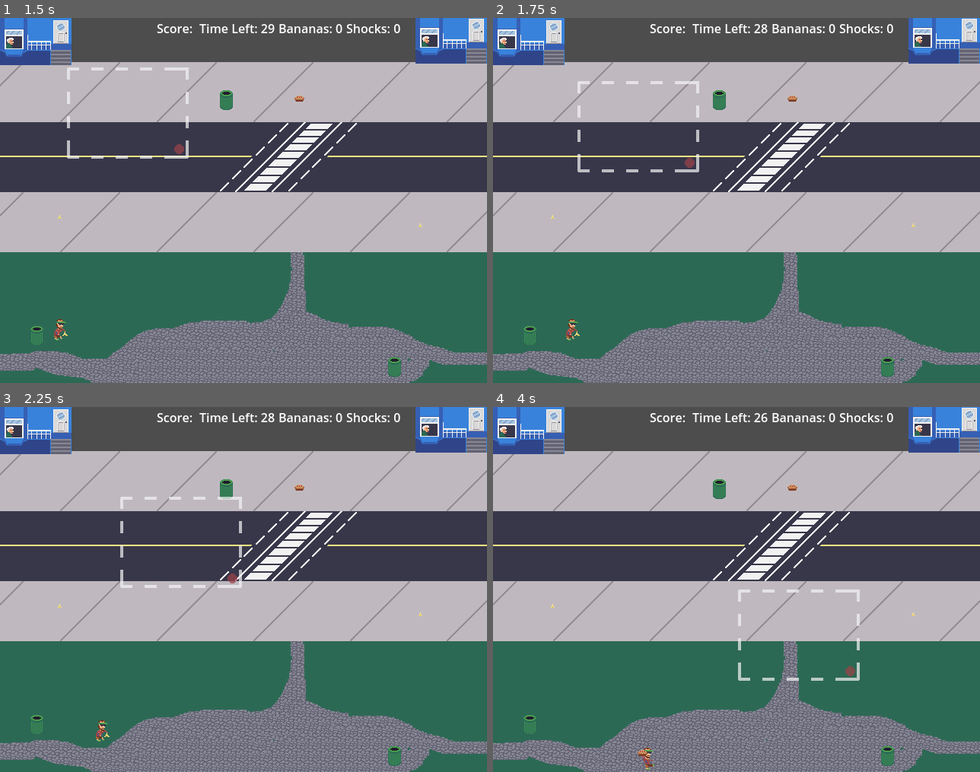
Above: before the commit, frames 1-4 (two rows, left to right).
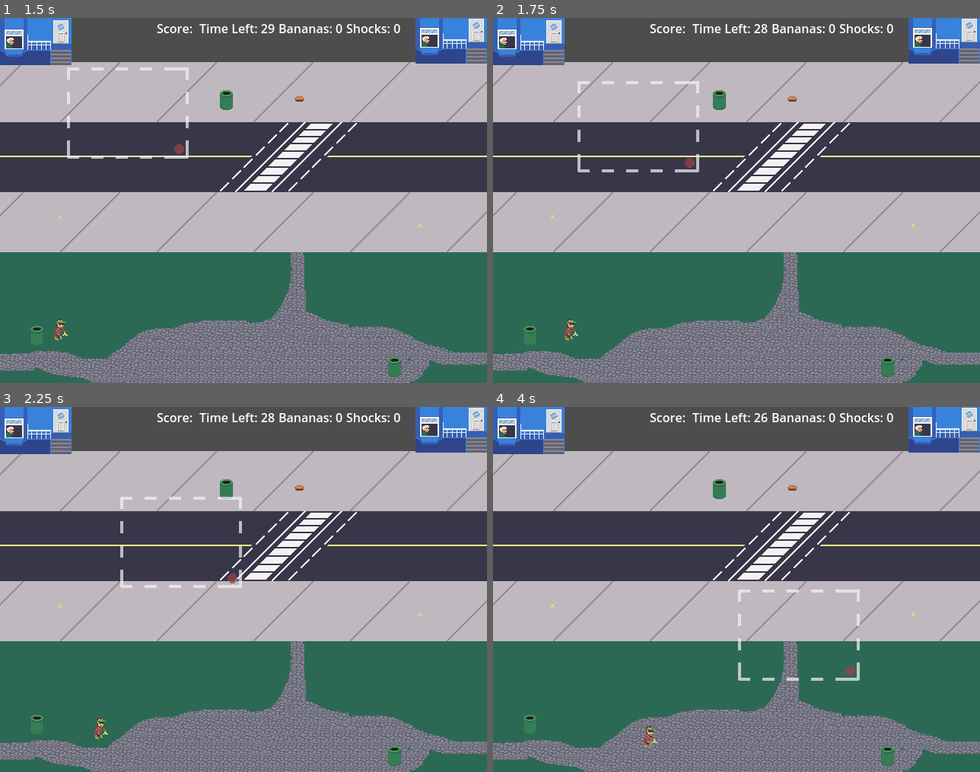
Above: after the commit, the same moments.

Repository: CarsonWebster/Game-of-Gags
Game: Godot game, scene res://Scenes/main_menu.tscn
Two runs of this game, one before a commit and one after it. Both use one fixed random seed, a clock stepped at 60 frames per second and the inputs below.
Inputs:
- Up to frame 1 (1.5 s): click "Play Game" at 0.5 s; hold D (walk_right) from 1.28 s (still down); hold J (attack1) from 1.28 s (still down)
- Up to frame 2 (1.75 s): keep holding D (walk_right); keep holding J (attack1); tap L (attack3, bound only after the commit) at 1.55 s
- Up to frame 3 (2.25 s): release D (walk_right) at 2.03 s; release J (attack1) at 2.03 s; hold S (walk_down) from 2.03 s (still down); tap L (attack3, bound only after the commit) at 2.1 s
- Up to frame 4 (4 s): tap J (attack1) at 2.3, 3.8 s; release S (walk_down) at 2.78 s; hold D (walk_right) 2.78-3.53 s; hold J (attack1) 2.78-3.53 s; tap L (attack3, bound only after the commit) at 3.05 s; hold W (walk_up) from 3.53 s (still down); tap K (attack2) at 3.6 s

Frame 1 is identical in both runs. In frame 2, less than 0.1% of the frame differs, in the area x 14-18%, y 82-89%; in frame 3, 0.1%; in frame 4, 0.2%, in the area x 29-34%, y 87-100%.

Commit message:
animations added

Diff:
--- a/Scenes/player.tscn
+++ b/Scenes/player.tscn
@@ -1,10 +1,50 @@
-[gd_scene load_steps=15 format=3 uid="uid://yx8ru4t7xdym"]
+[gd_scene load_steps=42 format=3 uid="uid://yx8ru4t7xdym"]
 
 [ext_resource type="Script" path="res://Scripts/player.gd" id="1_obtye"]
 [ext_resource type="Texture2D" uid="uid://bq4qkloff83gy" path="res://Assets/player/player-stand.png" id="2_7acw1"]
 [ext_resource type="PackedScene" uid="uid://cdqvs40i20m17" path="res://Scenes/pie_projectile.tscn" id="2_oqtrl"]
 [ext_resource type="Texture2D" uid="uid://b2kowttrnwbbv" path="res://Assets/player/player-pie-throw-spritesheet.png" id="3_vpq03"]
+[ext_resource type="Texture2D" uid="uid://bl28vks56xfn" path="res://Assets/player/player-banana-drop-spritesheet.png" id="3_vw2ce"]
 [ext_resource type="Texture2D" uid="uid://dsuuvuciiakhc" path="res://Assets/player/player-banana-walk-spritesheet.png" id="4_fnmqy"]
+[ext_resource type="Texture2D" uid="uid://ceclqxxttr2gt" path="res://Assets/player/player-stand-handshake.png" id="5_n72ix"]
+[ext_resource type="Texture2D" uid="uid://bqu65a8i36pxi" path="res://Assets/player/player-handshake-miss.png" id="5_pnvgl"]
+[ext_resource type="Texture2D" uid="uid://dp1a3gooh35a" path="res://Assets/player/player-victory-spritesheet.png" id="8_q2da5"]
+
+[sub_resource type="AtlasTexture" id="AtlasTexture_x01mb"]
+atlas = ExtResource("3_vw2ce")
+region = Rect2(0, 0, 64, 64)
+
+[sub_resource type="AtlasTexture" id="AtlasTexture_xijc8"]
+atlas = ExtResource("3_vw2ce")
+region = Rect2(64, 0, 64, 64)
+
+[sub_resource type="AtlasTexture" id="AtlasTexture_r17cc"]
+atlas = ExtResource("3_vw2ce")
+region = Rect2(128, 0, 64, 64)
+
+[sub_resource type="AtlasTexture" id="AtlasTexture_el4h2"]
+atlas = ExtResource("3_vw2ce")
+region = Rect2(192, 0, 64, 64)
+
+[sub_resource type="AtlasTexture" id="AtlasTexture_kumqu"]
+atlas = ExtResource("4_fnmqy")
+region = Rect2(0, 0, 64, 64)
+
+[sub_resource type="AtlasTexture" id="AtlasTexture_dcyjj"]
+atlas = ExtResource("4_fnmqy")
+region = Rect2(64, 0, 64, 64)
+
+[sub_resource type="AtlasTexture" id="AtlasTexture_4shtt"]
+atlas = ExtResource("5_n72ix")
+region = Rect2(0, 0, 64, 64)
+
+[sub_resource type="AtlasTexture" id="AtlasTexture_7ti35"]
+atlas = ExtResource("5_pnvgl")
+region = Rect2(0, 0, 64, 64)
+
+[sub_resource type="AtlasTexture" id="AtlasTexture_17etk"]
+atlas = ExtResource("5_pnvgl")
+region = Rect2(64, 0, 64, 64)
 
 [sub_resource type="AtlasTexture" id="AtlasTexture_1dos7"]
 atlas = ExtResource("2_7acw1")
@@ -22,6 +62,62 @@
 atlas = ExtResource("3_vpq03")
 region = Rect2(128, 0, 64, 64)
 
+[sub_resource type="AtlasTexture" id="AtlasTexture_n7iuy"]
+atlas = ExtResource("8_q2da5")
+region = Rect2(0, 0, 64, 64)
+
+[sub_resource type="AtlasTexture" id="AtlasTexture_kt7tg"]
+atlas = ExtResource("8_q2da5")
+region = Rect2(64, 0, 64, 64)
+
+[sub_resource type="AtlasTexture" id="AtlasTexture_jbe8n"]
+atlas = ExtResource("8_q2da5")
+region = Rect2(128, 0, 64, 64)
+
+[sub_resource type="AtlasTexture" id="AtlasTexture_1kfo4"]
+atlas = ExtResource("8_q2da5")
+region = Rect2(192, 0, 64, 64)
+
+[sub_resource type="AtlasTexture" id="AtlasTexture_tmdjb"]
+atlas = ExtResource("8_q2da5")
+region = Rect2(256, 0, 64, 64)
+
+[sub_resource type="AtlasTexture" id="AtlasTexture_yet83"]
+atlas = ExtResource("8_q2da5")
+region = Rect2(320, 0, 64, 64)
+
+[sub_resource type="AtlasTexture" id="AtlasTexture_7tak2"]
+atlas = ExtResource("8_q2da5")
+region = Rect2(384, 0, 64, 64)
+
+[sub_resource type="AtlasTexture" id="AtlasTexture_si1e0"]
+atlas = ExtResource("8_q2da5")
+region = Rect2(448, 0, 64, 64)
+
+[sub_resource type="AtlasTexture" id="AtlasTexture_vm14v"]
+atlas = ExtResource("8_q2da5")
+region = Rect2(512, 0, 64, 64)
+
+[sub_resource type="AtlasTexture" id="AtlasTexture_mdatb"]
+atlas = ExtResource("8_q2da5")
+region = Rect2(576, 0, 64, 64)
+
+[sub_resource type="AtlasTexture" id="AtlasTexture_yf85t"]
+atlas = ExtResource("8_q2da5")
+region = Rect2(640, 0, 64, 64)
+
+[sub_resource type="AtlasTexture" id="AtlasTexture_7tuwa"]
+atlas = ExtResource("8_q2da5")
+region = Rect2(704, 0, 64, 64)
+
+[sub_resource type="AtlasTexture" id="AtlasTexture_5f0ci"]
+atlas = ExtResource("8_q2da5")
+region = Rect2(768, 0, 64, 64)
+
+[sub_resource type="AtlasTexture" id="AtlasTexture_ohcp2"]
+atlas = ExtResource("8_q2da5")
+region = Rect2(832, 0, 64, 64)
+
 [sub_resource type="AtlasTexture" id="AtlasTexture_nhenm"]
 atlas = ExtResource("4_fnmqy")
 region = Rect2(0, 0, 64, 64)
@@ -34,6 +130,53 @@
 animations = [{
 "frames": [{
 "duration": 1.0,
+"texture": SubResource("AtlasTexture_x01mb")
+}, {
+"duration": 1.0,
+"texture": SubResource("AtlasTexture_xijc8")
+}, {
+"duration": 1.0,
+"texture": SubResource("AtlasTexture_r17cc")
+}, {
+"duration": 1.0,
+"texture": SubResource("AtlasTexture_el4h2")
+}],
+"loop": true,
+"name": &"Banana Drop",
+"speed": 5.0
+}, {
+"frames": [{
+"duration": 1.0,
+"texture": SubResource("AtlasTexture_kumqu")
+}, {
+"duration": 1.0,
+"texture": SubResource("AtlasTexture_dcyjj")
+}],
+"loop": true,
+"name": &"Banana Walk",
+"speed": 5.0
+}, {
+"frames": [{
+"duration": 1.0,
+"texture": SubResource("AtlasTexture_4shtt")
+}],
+"loop": true,
+"name": &"Handshake",
+"speed": 5.0
+}, {
+"frames": [{
+"duration": 1.0,
+"texture": SubResource("AtlasTexture_7ti35")
+}, {
+"duration": 1.0,
+"texture": SubResource("AtlasTexture_17etk")
+}],
+"loop": true,
+"name": &"Handshake Miss",
+"speed": 5.0
+}, {
+"frames": [{
+"duration": 1.0,
 "texture": SubResource("AtlasTexture_1dos7")
 }],
 "loop": false,
@@ -52,6 +195,53 @@
 }],
 "loop": false,
 "name": &"Pie Throw",
+"speed": 5.0
+}, {
+"frames": [{
+"duration": 1.0,
+"texture": SubResource("AtlasTexture_n7iuy")
+}, {
+"duration": 1.0,
+"texture": SubResource("AtlasTexture_kt7tg")
+}, {
+"duration": 1.0,
+"texture": SubResource("AtlasTexture_jbe8n")
+}, {
+"duration": 1.0,
+"texture": SubResource("AtlasTexture_1kfo4")
+}, {
+"duration": 1.0,
+"texture": SubResource("AtlasTexture_tmdjb")
+}, {
+"duration": 1.0,
+"texture": SubResource("AtlasTexture_yet83")
+}, {
+"duration": 1.0,
+"texture": SubResource("AtlasTexture_7tak2")
+}, {
+"duration": 1.0,
+"texture": SubResource("AtlasTexture_si1e0")
+}, {
+"duration": 1.0,
+"texture": SubResource("AtlasTexture_vm14v")
+}, {
+"duration": 1.0,
+"texture": SubResource("AtlasTexture_mdatb")
+}, {
+"duration": 1.0,
+"texture": SubResource("AtlasTexture_yf85t")
+}, {
+"duration": 1.0,
+"texture": SubResource("AtlasTexture_7tuwa")
+}, {
+"duration": 1.0,
+"texture": SubResource("AtlasTexture_5f0ci")
+}, {
+"duration": 1.0,
+"texture": SubResource("AtlasTexture_ohcp2")
+}],
+"loop": true,
+"name": &"Victory",
 "speed": 5.0
 }, {
 "frames": [{
@@ -79,8 +269,7 @@
 
 [node name="AnimatedSprite2D" type="AnimatedSprite2D" parent="."]
 sprite_frames = SubResource("SpriteFrames_fubbr")
-animation = &"Pie Throw"
-frame = 2
+animation = &"Banana Drop"
 
 [node name="CollisionShape2D" type="CollisionShape2D" parent="."]
 position = Vector2(0, 11)
--- a/Scripts/player.gd
+++ b/Scripts/player.gd
@@ -1,7 +1,7 @@
 extends CharacterBody2D
 
 @onready var animated_sprite = $AnimatedSprite2D
-
+@onready var player_stats = $"../../ManagerContainer/PlayerStatHandler"
 @onready var EntityContainer = $".."
 
 @export var HORIZONTAL_SPEED = 100.0
@@ -17,7 +17,11 @@
 	IDLE,
 	WALK,
 	PIE,
+	BANANA_WALK,
+	BANANA,
+	SHOCK,
 }
+
 var current_state: PlayerState
 func set_state(new_state: PlayerState):
 	if current_state != new_state:
@@ -28,13 +32,19 @@
 	current_state = PlayerState.IDLE
 
 func _process(_delta):
+	if Input.is_action_pressed("attack1"):
+		set_state(PlayerState.BANANA_WALK)
+	if Input.is_action_just_released("attack1"):
+		set_state(PlayerState.BANANA)
 	if Input.is_action_just_pressed("attack2"):
 		set_state(PlayerState.PIE)
+	if Input.is_action_just_pressed("attack3"):
+		set_state(PlayerState.SHOCK)
 
 
 func _physics_process(_delta):
 	# Get input if we are in IDLE or WALK state
-	if current_state == PlayerState.IDLE or current_state == PlayerState.WALK:
+	if current_state == PlayerState.IDLE or current_state == PlayerState.WALK or current_state == PlayerState.BANANA_WALK:
 		var horizontal_direction = Input.get_axis("walk_left", "walk_right")
 		if horizontal_direction:
 			velocity.x = horizontal_direction * HORIZONTAL_SPEED
@@ -52,7 +62,7 @@
 		velocity.y = move_toward(velocity.y, 0, VERTICAL_SPEED)
 
 	# Idle <-> Walk state check
-	if current_state != PlayerState.PIE:
+	if current_state != PlayerState.PIE or current_state != PlayerState.BANANA or current_state != PlayerState.SHOCK:
 		if velocity.is_zero_approx():
 			set_state(PlayerState.IDLE)
 		else:
@@ -69,8 +79,14 @@
 			animated_sprite.play("Idle")
 		PlayerState.WALK:
 			animated_sprite.play("Walk")
+		PlayerState.BANANA_WALK:
+			animated_sprite.play("Banana Walk")
 		PlayerState.PIE:
 			animated_sprite.play("Pie Throw")
+		PlayerState.BANANA:
+			animated_sprite.play("Banana Drop")
+		PlayerState.SHOCK:
+			animated_sprite.play("Handshake")
 
 	# Move and adjust postion
 	move_and_slide()
--- a/Scripts/world.gd
+++ b/Scripts/world.gd
@@ -4,6 +4,7 @@
 @onready var hud = $ui_container/HUD
 @onready var game_timer = $GameTimer
 @onready var game_music = $GameMusic
+
 var paused: bool = false
 
 func _ready():
--- a/project.godot
+++ b/project.godot
@@ -123,6 +123,12 @@
 , Object(InputEventJoypadButton,"resource_local_to_scene":false,"resource_name":"","device":-1,"button_index":6,"pressure":0.0,"pressed":true,"script":null)
 ]
 }
+attack3={
+"deadzone": 0.5,
+"events": [Object(InputEventKey,"resource_local_to_scene":false,"resource_name":"","device":-1,"window_id":0,"alt_pressed":false,"shift_pressed":false,"ctrl_pressed":false,"meta_pressed":false,"pressed":false,"keycode":0,"physical_keycode":76,"key_label":0,"unicode":108,"echo":false,"script":null)
+, Object(InputEventJoypadButton,"resource_local_to_scene":false,"resource_name":"","device":-1,"button_index":3,"pressure":0.0,"pressed":true,"script":null)
+]
+}
 
 [rendering]
 
